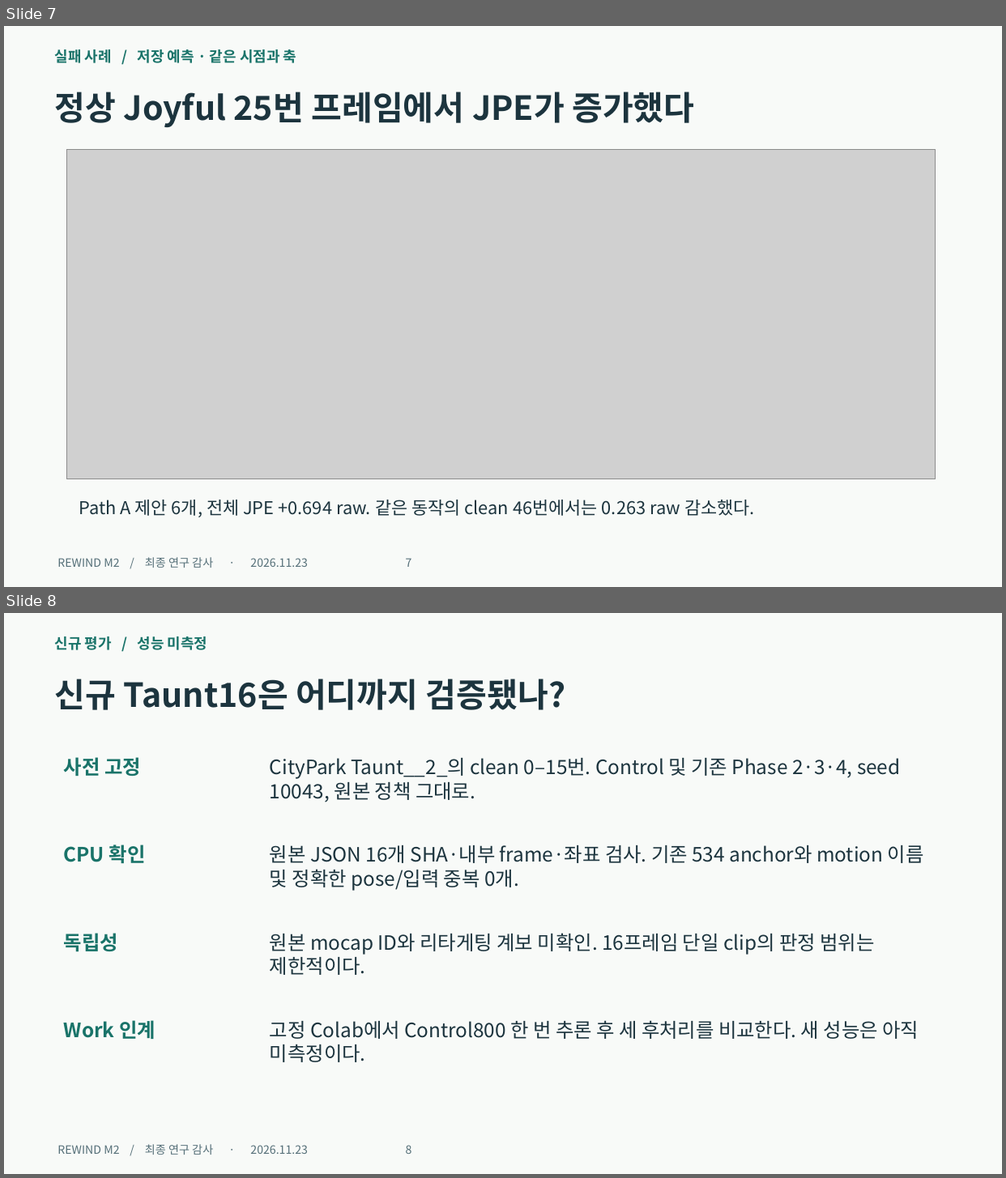
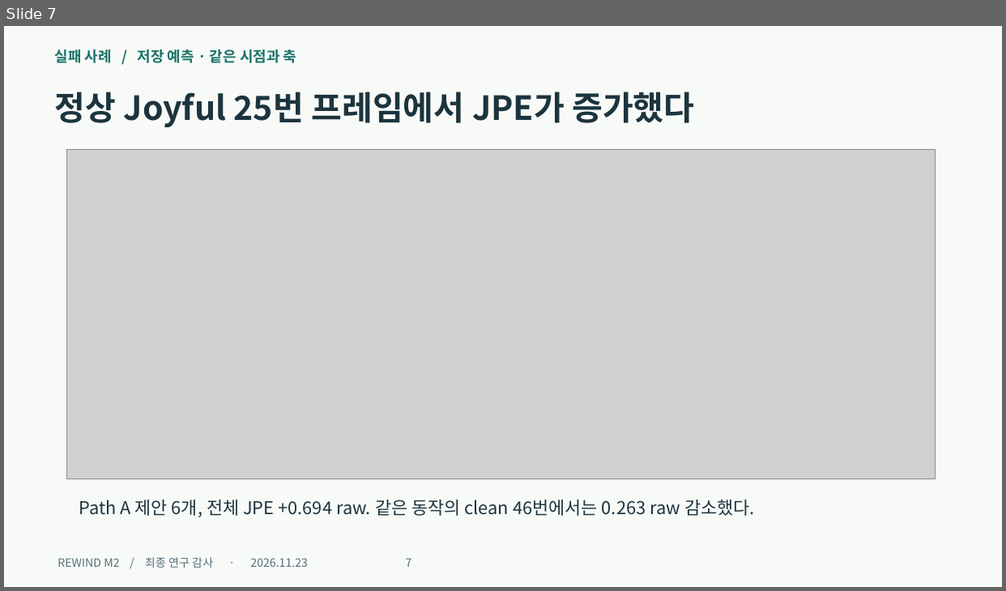
Before and after one commit to darkkyoung/REWIND-like-prototype, a slide deck: experiments/final_m2/final_audit/REWIND_M2_Final.pptx. Shown one above the other, each under a label of ours: slides 7 and 8 before the commit, slide 7 after it. The pictures are 1006x1178 and 1006x591 pixels, drawn with LibreOffice and Linux fonts; fonts in the diff are those of the drawing; grey boxes stand for pictures. Boxes give left, top, right and bottom in pixels: in the first picture for what was removed or moved away, otherwise in the second. Text is boxed around its words. In the diff, an @@ line names an element or a change of style, - is before the commit and + after.

Commit message:
docs: [최종 발표] Taunt16 T4 실측과 사전 판정 통합
- 동결 예측의 전역·상대 오차와 실제 보정 프레임 수 재계산
- 동일 축 사례와 기존 검증 대비 변화량을 발표 및 보고서에 반영
- 슬라이드별 발표 원고와 예상 질의 및 실측 검증 기록 추가

```diff
--- a/experiments/final_m2/final_audit/REWIND_M2_Final.pptx
+++ b/experiments/final_m2/final_audit/REWIND_M2_Final.pptx
@@ slide 8 removed at [4, 613, 1002, 1174], background #F8FAF8 @@
@@ text removed at [55, 636, 208, 650] @@
-신규 평가 / 성능 미측정
@@ text removed at [55, 679, 566, 710] @@
-신규 Taunt16은 어디까지 검증됐나?
@@ text removed at [64, 757, 141, 776] @@
-사전 고정
@@ text removed at [270, 758, 900, 803] @@
-CityPark Taunt__2_의 clean 0–15번. Control 및 기존 Phase 2·3·4, seed 10043, 원본 정책 그대로.
@@ text removed at [64, 845, 146, 863] @@
-CPU 확인
@@ text removed at [270, 845, 924, 891] @@
-원본 JSON 16개 SHA·내부 frame·좌표 검사. 기존 534 anchor와 motion 이름 및 정확한 pose/입력 중복 0개.
@@ text removed at [64, 933, 118, 952] @@
-독립성
@@ text removed at [270, 933, 874, 975] @@
-원본 mocap ID와 리타게팅 계보 미확인. 16프레임 단일 clip의 판정 범위는 제한적이다.
@@ text removed at [64, 1020, 155, 1039] @@
-Work 인계
@@ text removed at [270, 1020, 918, 1063] @@
-고정 Colab에서 Control800 한 번 추론 후 세 후처리를 비교한다. 새 성능은 아직 미측정이다.
@@ text removed at [57, 1144, 412, 1155] @@
-REWIND M2 / 최종 연구 감사 · 2026.11.23 8
```
Also in this commit, not shown: 1 slide changed, 3 slides added, 1 other slide removed, 11 other files.
